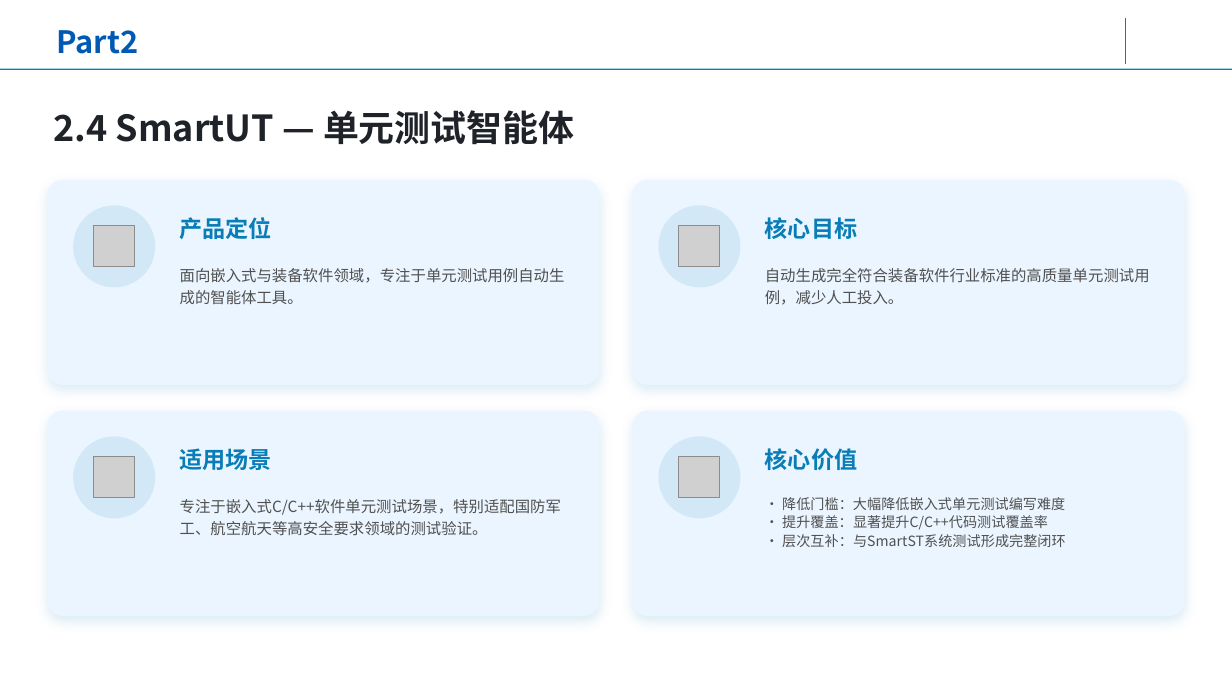
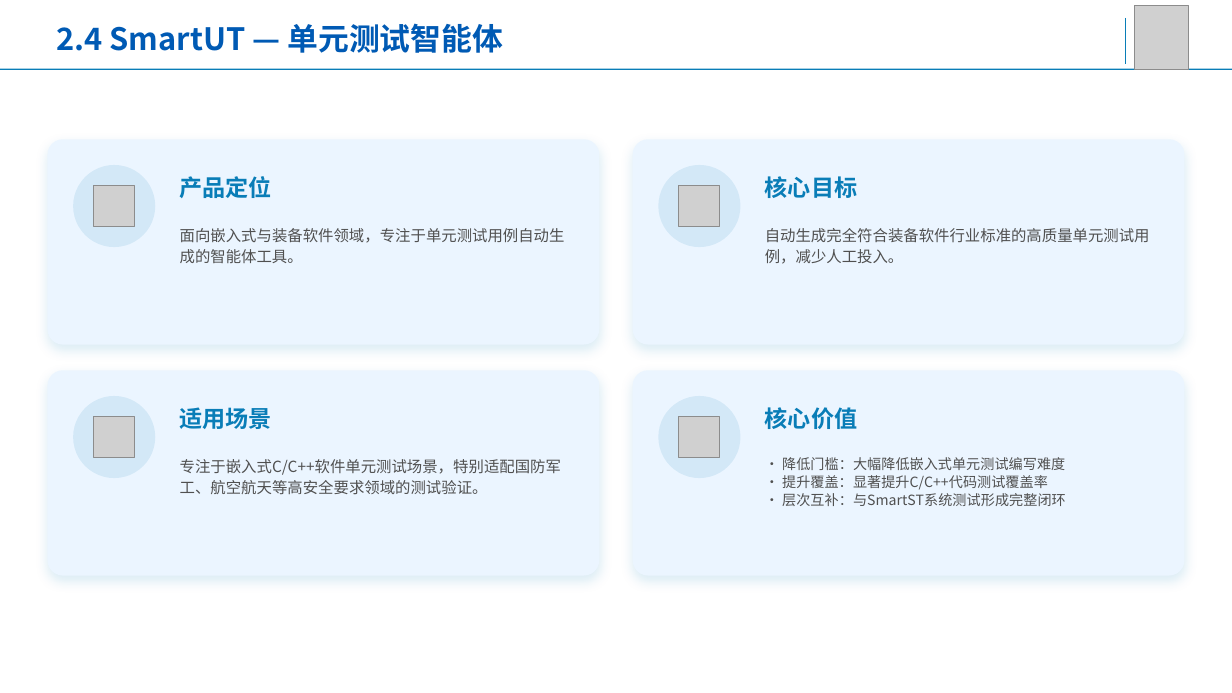
Before and after one commit to AgentForSE/.github, a slide deck: slide 17 of 基于AgentForSE五大智能体的装备软件智能研发平台-0.1.pptx (slide 20 before the commit). Drawn at 1232x693 pixels with LibreOffice and Linux fonts; fonts in the diff are those of the drawing; grey boxes stand for pictures. Boxes give left, top, right and bottom in pixels: in the first picture for what was removed or moved away, otherwise in the second. Text is boxed around its words. In the diff, an @@ line names an element or a change of style, - is before the commit and + after.

Commit message:
更新基于AgentForSE五大智能体的装备软件智能研发平台PPT

```diff
--- a/基于AgentForSE五大智能体的装备软件智能研发平台-0.1.pptx
+++ b/基于AgentForSE五大智能体的装备软件智能研发平台-0.1.pptx
@@ text "2.4 SmartUT — 单元测试智能体": place and size @@
-text "2.4 SmartUT — 单元测试智能体" at (54,110,574,145)
+text "2.4 SmartUT — 单元测试智能体" at (56,23,504,53)
@@ text "2.4 SmartUT — 单元测试智能体" at (56,23,504,53): size 28 to 24 pt, text colour #1F2329 to #005AB4; line spacing 1.25 to 1 @@
@@ picture added at (1135,6,1189,69) @@
@@ text removed at (56,30,138,54) @@
-Part2
@@ 8 texts, 4 pictures, 4 rounded rectangles, 4 ellipses: place and size @@
-8 texts, 4 pictures, 4 rounded rectangles, 4 ellipses at (47,179,1185,616)
+8 texts, 4 pictures, 4 rounded rectangles, 4 ellipses at (47,140,1185,576)
```
Also in this commit, not shown: 24 other slides changed, 2 slides added, 14 slides removed.
